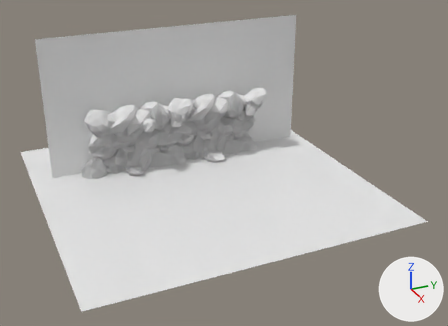
The Blender file Assets/Models/Dungeon.blend as it was, and as the next commit left it.
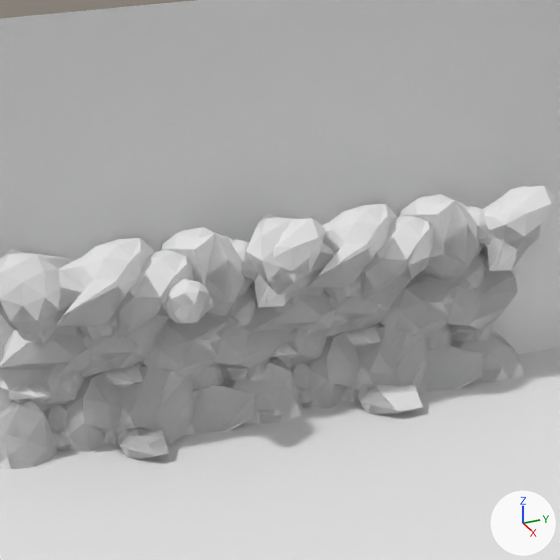
Old and new are each drawn whole from a 50 mm lens placed at (175.6, -70.9, 91.2), pointed at (13.6, 2.0, 10.2) and again close up on the part from 20% to 60% of the width and 9% to 64% of the height. The axes (+X, +Y, +Z) are drawn at lower right. The lights are the same throughout.

Objects in the first close-up: 'Höhle'.
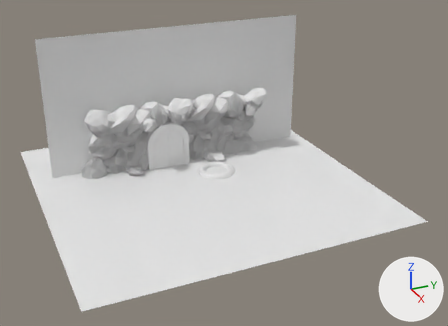
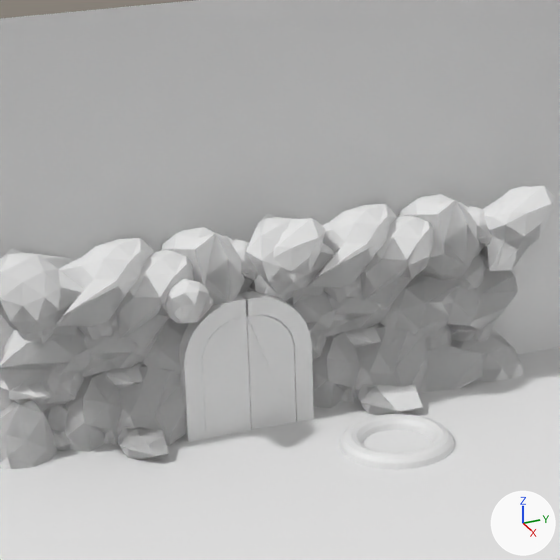
Diff of the bpy script that builds the scene:
```diff
--- a/Assets/Models/Dungeon.blend.py
+++ b/Assets/Models/Dungeon.blend.py
@@ me_torus @@
+me_torus.from_pydata(...)  # a torus around z (ring radius 1.0, tube radius 0.25) spanning x -1.25..1.25, y -1.25..1.25, z -0.25..0.25
@@ me_cube_003 @@
+me_cube_003.from_pydata(...)  # 112 vertices, 101 faces, 6 loose edges; spans x -1.0..1.0, y -73.2..73.2, z -28.7..-12.5
@@ me_cube_004 @@
+me_cube_004.from_pydata(...)  # 26 vertices, 15 faces; spans x -0.5..0.5, y 0.8..52.9, z -5.0..9.2
@@ me_cube_006 @@
+me_cube_006.from_pydata(...)  # 26 vertices, 15 faces; spans x -0.5..0.5, y 0.8..52.9, z -5.0..9.2
@@ ob_torus @@
+ob_torus = bpy.data.objects.new('Torus', me_torus)
+ob_torus.location = (1.3, 4.8, 1.5)
+ob_torus.scale = (5.0, 5.0, 5.0)
@@ ob_cube @@
+ob_cube = bpy.data.objects.new('Cube', me_cube_003)
+ob_cube.location = (-9.6, -8.4, 29.5)
+ob_cube.scale = (1.0, 0.1, 1.0)
@@ ob_door_left @@
+ob_door_left = bpy.data.objects.new('Door left', me_cube_004)
+ob_door_left.location = (-9.1, -13.7, 5.8)
+ob_door_left.scale = (1.0, 0.1, 1.0)
@@ ob_door_right @@
+ob_door_right = bpy.data.objects.new('Door right', me_cube_006)
+ob_door_right.location = (-9.1, -3.1, 5.8)
+ob_door_right.rotation_euler = (0.0, 0.0, 3.142)  # degrees (0, 0, 180)
+ob_door_right.scale = (1.0, 0.1, 1.0)
```

Pixel boxes [x1, y1, x2, y2] of what changed, in the close-ups (560 x 560 px):
'Cube', added
    after: [179, 291, 314, 442]
'Door left', added
    after: [202, 317, 251, 439]
'Door right', added
    after: [247, 315, 296, 430]
'Torus', added
    after: [339, 414, 454, 470]
